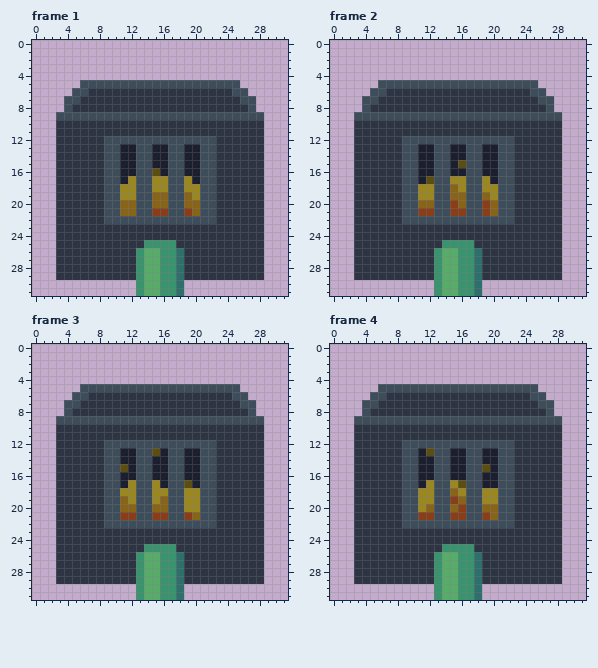
Animated GIF sprite, stored at src/assets/game/factory_0_0_0_1.gif. This is how it looked before the edit.
The file is 32x32 pixels, 5 frames. Shown: frame 1, frame 2, frame 3, frame 4. The commit also changed other frames, which this record leaves out.
Once edited:
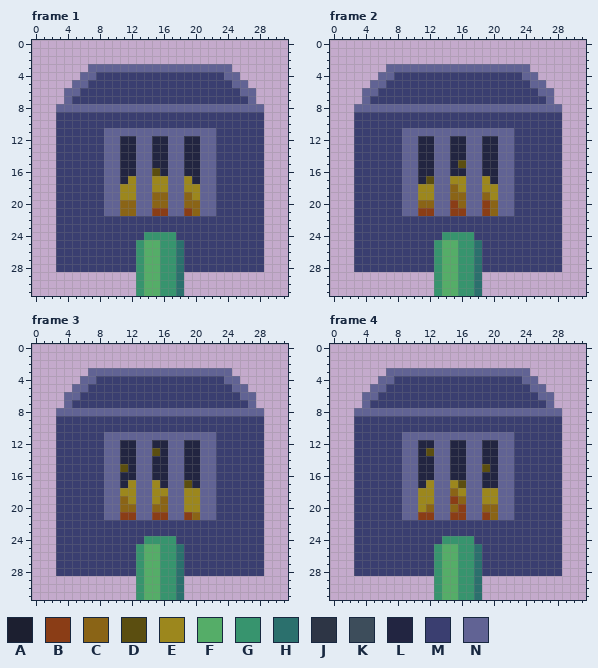
Palette (. is transparent): A #1c1f30  B #8a3d16  C #8a6416  D #5b4e10  E #9c871d  F #55ad68  G #37946e  H #2b706d  J #2d3545  K #3d4d5b  L #222541  M #3a3e70  N #616394
The commit says: Make factory assets lighter
Diff:
Changed rows in their new state; - is an unchanged pixel.
Frame 1:
first column x 3:
 3 ----NNNNNNNNNNNNNNNNNN----
 4 ---NNMMMMMMMMMMMMMMMMNN---
 5 --NNMMMMMMMMMMMMMMMMMMNN--
 6 -NNMMMMMMMMMMMMMMMMMMMMNN-
 7 -NMMMMMMMMMMMMMMMMMMMMMMN-
 8 NNNNNNNNNNNNNNNNNNNNNNNNNN
 9 MMMMMMMMMMMMMMMMMMMMMMMMMM
10 MMMMMMMMMMMMMMMMMMMMMMMMMM
11 MMMMMMNNNNNNNNNNNNNNMMMMMM
12 MMMMMMNNLLNNLLNNLLNNMMMMMM
13 MMMMMMNNLLNNLLNNLLNNMMMMMM
14 MMMMMMNNLLNNLLNNLLNNMMMMMM
15 MMMMMMNNLLNNLLNNLLNNMMMMMM
16 MMMMMMNNLLNN-LNNLLNNMMMMMM
17 MMMMMMNNL-NN--NN-LNNMMMMMM
18 MMMMMMNN--NN--NN--NNMMMMMM
19 MMMMMMNN--NN--NN--NNMMMMMM
20 MMMMMMNN--NN--NN--NNMMMMMM
21 MMMMMMNN--NN--NN--NNMMMMMM
22 MMMMMMMMMMMMMMMMMMMMMMMMMM
23 MMMMMMMMMMMMMMMMMMMMMMMMMM
24 MMMMMMMMMMMGGGGMMMMMMMMMMM
25 MMMMMMMMMMGFF--HMMMMMMMMMM
26 MMMMMMMMMM------MMMMMMMMMM
27 MMMMMMMMMM------MMMMMMMMMM
28 MMMMMMMMMM------MMMMMMMMMM
29 ..........------..........
Frame 2:
first column x 3:
 3 ----NNNNNNNNNNNNNNNNNN----
 4 ---NNMMMMMMMMMMMMMMMMNN---
 5 --NNMMMMMMMMMMMMMMMMMMNN--
 6 -NNMMMMMMMMMMMMMMMMMMMMNN-
 7 -NMMMMMMMMMMMMMMMMMMMMMMN-
 8 NNNNNNNNNNNNNNNNNNNNNNNNNN
 9 MMMMMMMMMMMMMMMMMMMMMMMMMM
10 MMMMMMMMMMMMMMMMMMMMMMMMMM
11 MMMMMMNNNNNNNNNNNNNNMMMMMM
12 MMMMMMNNLLNNLLNNLLNNMMMMMM
13 MMMMMMNNLLNNLLNNLLNNMMMMMM
14 MMMMMMNNLLNNLLNNLLNNMMMMMM
15 MMMMMMNNLLNNL-NNLLNNMMMMMM
16 MMMMMMNNLLNNLLNNLLNNMMMMMM
17 MMMMMMNNL-NN--NN-LNNMMMMMM
18 MMMMMMNN--NN--NN--NNMMMMMM
19 MMMMMMNN--NN--NN--NNMMMMMM
20 MMMMMMNN--NN--NN--NNMMMMMM
21 MMMMMMNN--NN--NN--NNMMMMMM
22 MMMMMMMMMMMMMMMMMMMMMMMMMM
23 MMMMMMMMMMMMMMMMMMMMMMMMMM
24 MMMMMMMMMMMGGGGMMMMMMMMMMM
25 MMMMMMMMMMGFF--HMMMMMMMMMM
26 MMMMMMMMMM------MMMMMMMMMM
27 MMMMMMMMMM------MMMMMMMMMM
28 MMMMMMMMMM------MMMMMMMMMM
29 ..........------..........
Frame 3:
first column x 3:
 3 ----NNNNNNNNNNNNNNNNNN----
 4 ---NNMMMMMMMMMMMMMMMMNN---
 5 --NNMMMMMMMMMMMMMMMMMMNN--
 6 -NNMMMMMMMMMMMMMMMMMMMMNN-
 7 -NMMMMMMMMMMMMMMMMMMMMMMN-
 8 NNNNNNNNNNNNNNNNNNNNNNNNNN
 9 MMMMMMMMMMMMMMMMMMMMMMMMMM
10 MMMMMMMMMMMMMMMMMMMMMMMMMM
11 MMMMMMNNNNNNNNNNNNNNMMMMMM
12 MMMMMMNNLLNNLLNNLLNNMMMMMM
13 MMMMMMNNLLNN-LNNLLNNMMMMMM
14 MMMMMMNNLLNNLLNNLLNNMMMMMM
15 MMMMMMNN-LNNLLNNLLNNMMMMMM
16 MMMMMMNNLLNNLLNNLLNNMMMMMM
17 MMMMMMNNL-NN-LNN-LNNMMMMMM
18 MMMMMMNN--NN--NN--NNMMMMMM
19 MMMMMMNN--NN--NN--NNMMMMMM
20 MMMMMMNN--NN--NN--NNMMMMMM
21 MMMMMMNN--NN--NN--NNMMMMMM
22 MMMMMMMMMMMMMMMMMMMMMMMMMM
23 MMMMMMMMMMMMMMMMMMMMMMMMMM
24 MMMMMMMMMMMGGGGMMMMMMMMMMM
25 MMMMMMMMMMGFF--HMMMMMMMMMM
26 MMMMMMMMMM------MMMMMMMMMM
27 MMMMMMMMMM------MMMMMMMMMM
28 MMMMMMMMMM------MMMMMMMMMM
29 ..........------..........
Frame 4:
first column x 3:
 3 ----NNNNNNNNNNNNNNNNNN----
 4 ---NNMMMMMMMMMMMMMMMMNN---
 5 --NNMMMMMMMMMMMMMMMMMMNN--
 6 -NNMMMMMMMMMMMMMMMMMMMMNN-
 7 -NMMMMMMMMMMMMMMMMMMMMMMN-
 8 NNNNNNNNNNNNNNNNNNNNNNNNNN
 9 MMMMMMMMMMMMMMMMMMMMMMMMMM
10 MMMMMMMMMMMMMMMMMMMMMMMMMM
11 MMMMMMNNNNNNNNNNNNNNMMMMMM
12 MMMMMMNNLLNNLLNNLLNNMMMMMM
13 MMMMMMNNL-NNLLNNLLNNMMMMMM
14 MMMMMMNNLLNNLLNNLLNNMMMMMM
15 MMMMMMNNLLNNLLNN-LNNMMMMMM
16 MMMMMMNNLLNNLLNNLLNNMMMMMM
17 MMMMMMNNL-NN--NNLLNNMMMMMM
18 MMMMMMNN--NN--NN--NNMMMMMM
19 MMMMMMNN--NN--NN--NNMMMMMM
20 MMMMMMNN--NN--NN--NNMMMMMM
21 MMMMMMNN--NN--NN--NNMMMMMM
22 MMMMMMMMMMMMMMMMMMMMMMMMMM
23 MMMMMMMMMMMMMMMMMMMMMMMMMM
24 MMMMMMMMMMMGGGGMMMMMMMMMMM
25 MMMMMMMMMMGFF--HMMMMMMMMMM
26 MMMMMMMMMM------MMMMMMMMMM
27 MMMMMMMMMM------MMMMMMMMMM
28 MMMMMMMMMM------MMMMMMMMMM
29 ..........------..........
Where, in picture pixels (left, top, right, bottom), the same in both pictures:
changed: (56, 64, 264, 280)
changed: (354, 64, 562, 280)
changed: (56, 368, 264, 584)
changed: (354, 368, 562, 584)
